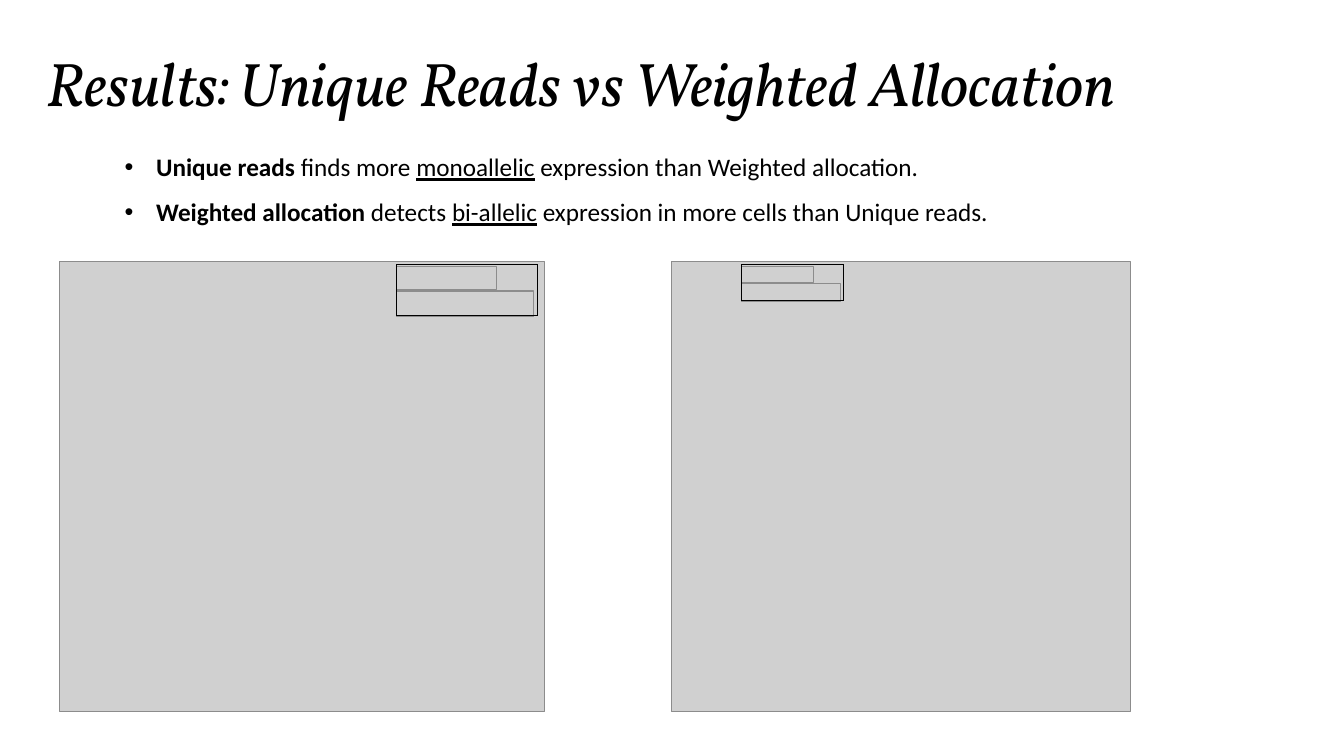
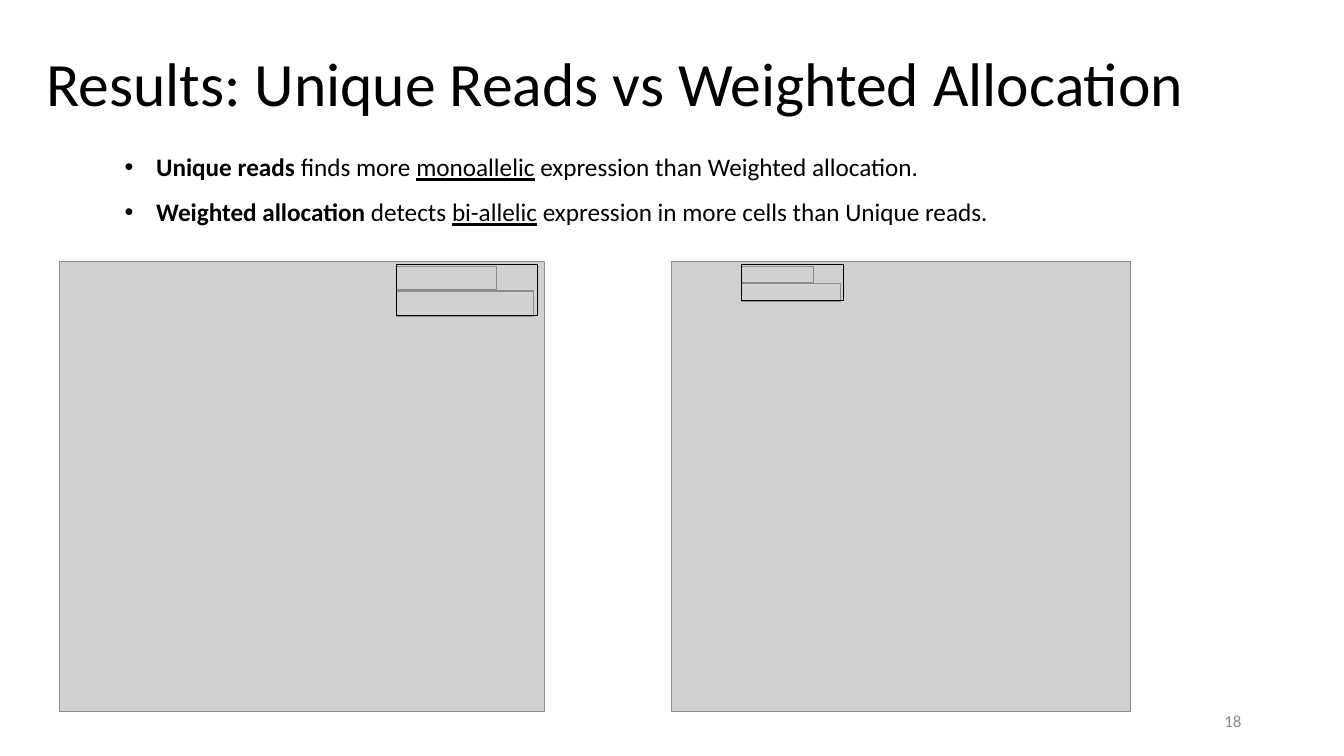
Before and after one commit to SmaragdaDimitrakopoulou/Paper-Presentation, a slide deck: slide 18 of presentation.pptx (slide 11 before the commit). Drawn at 1344x756 pixels with LibreOffice and Linux fonts; fonts in the diff are those of the drawing; grey boxes stand for pictures. Boxes give left, top, right and bottom in pixels: in the first picture for what was removed or moved away, otherwise in the second. Text is boxed around its words. In the diff, an @@ line names an element or a change of style, - is before the commit and + after.

```diff
--- a/presentation.pptx
+++ b/presentation.pptx
@@ text "Results: Unique Reads vs Weighted ..." at [46,63,1183,117]: font Vollkorn to Calibri, italic off @@
@@ page number added at [1224,715,1241,727], 12 pt, text #8C8C8C @@
+18
```
Also in this commit, not shown: 12 other slides changed, 13 slides added, 6 slides removed, 1 other file.
